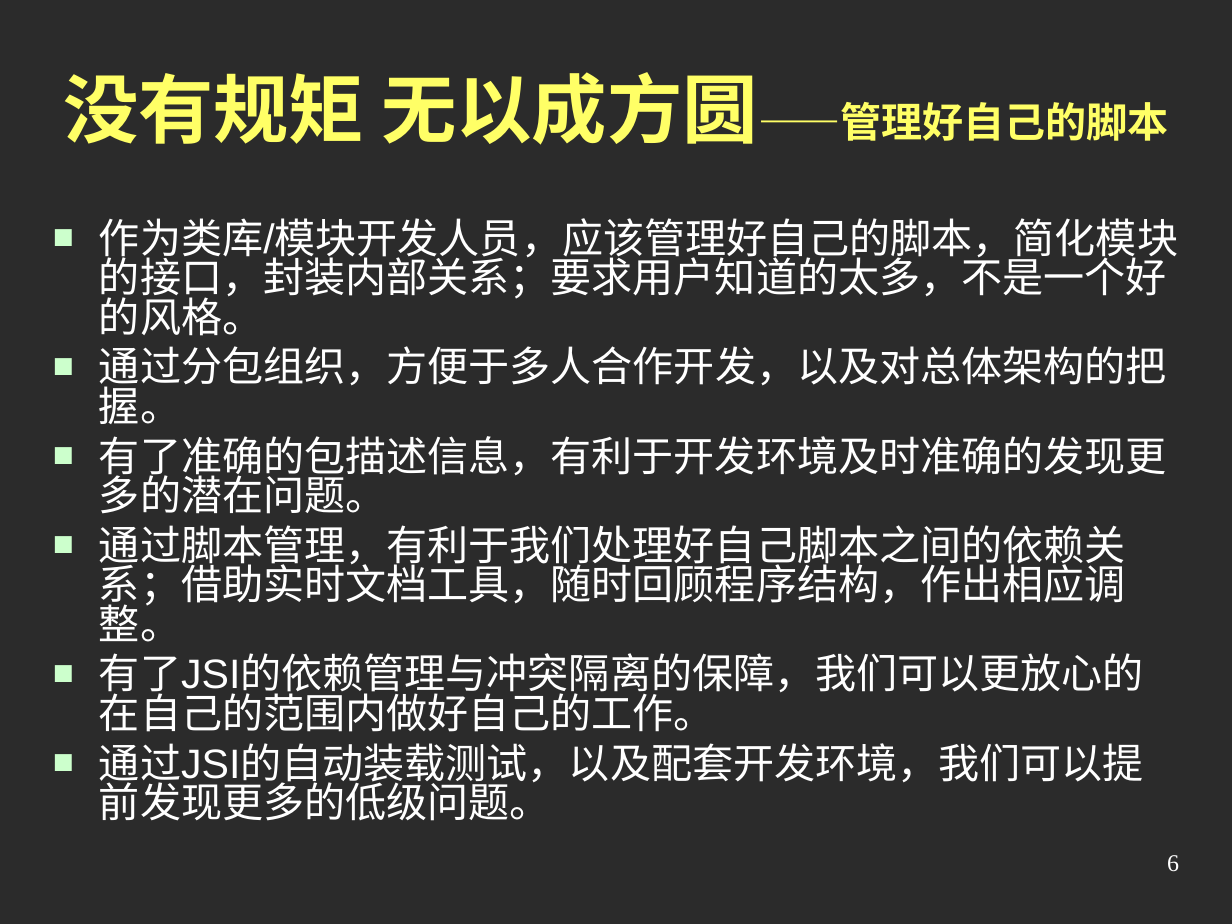
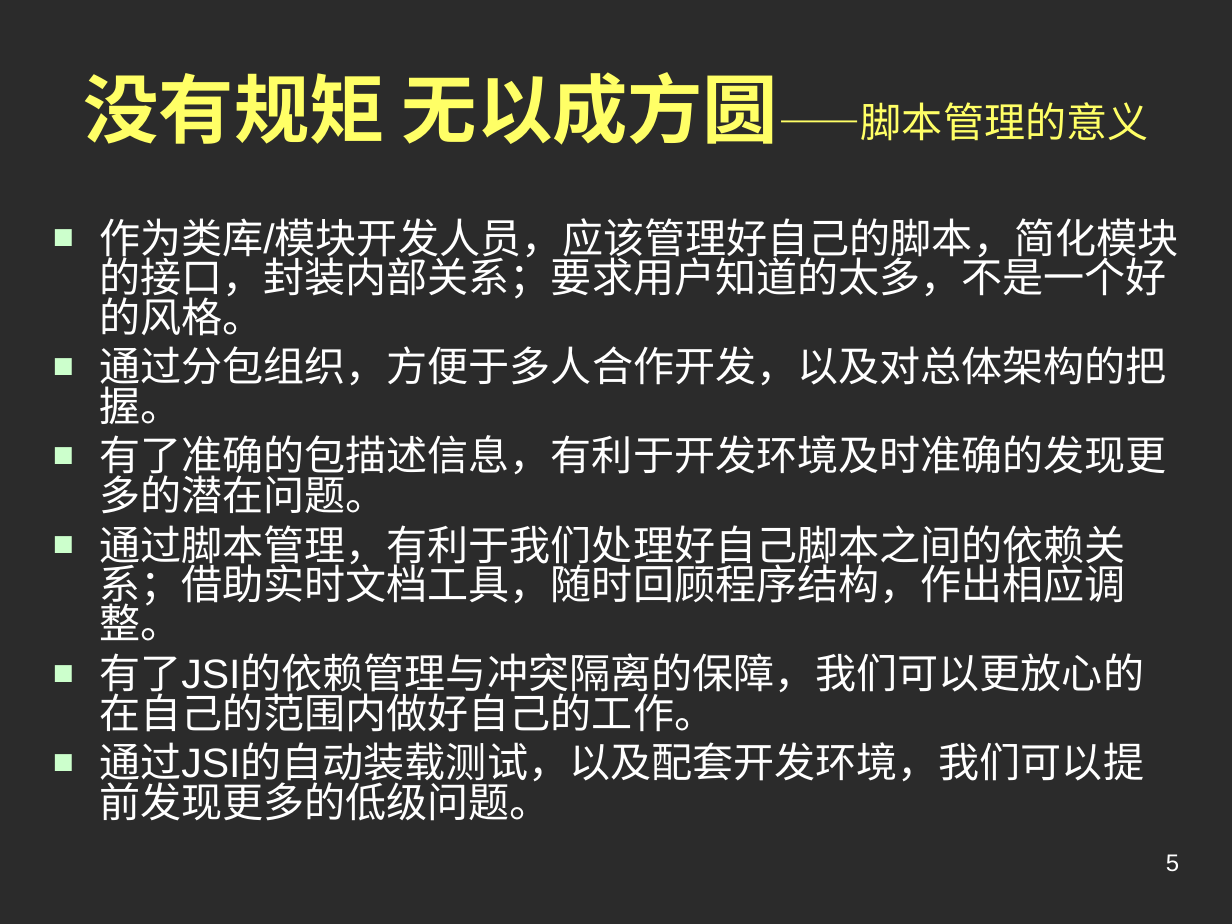
Before and after one commit to austgl/jsi, a slide deck: slide 5 of JSI2/web/doc/Preview2.ppt (slide 6 before the commit). Drawn at 1232x924 pixels with LibreOffice and Linux fonts; fonts in the diff are those of the drawing; background and template pictures are left out; a plain dark background stands for a picture behind light text. Boxes give left, top, right and bottom in pixels: in the first picture for what was removed or moved away, otherwise in the second. Text is boxed around its words. In the diff, an @@ line names an element or a change of style, - is before the commit and + after.

```diff
--- a/JSI2/web/doc/Preview2.ppt
+++ b/JSI2/web/doc/Preview2.ppt
@@ title at (x1=84, y1=72, x2=1149, y2=145): text changed; size 24 to 44 pt @@
-没有规矩 无以成方圆——管理好自己的脚本
+没有规矩 无以成方圆——脚本管理的意义
@@ page number at (x1=1166, y1=854, x2=1179, y2=872): text changed; font Times New Roman to Arial @@
-6
+5
```
Also in this commit, not shown: 5 other slides changed, 2 slides removed.
